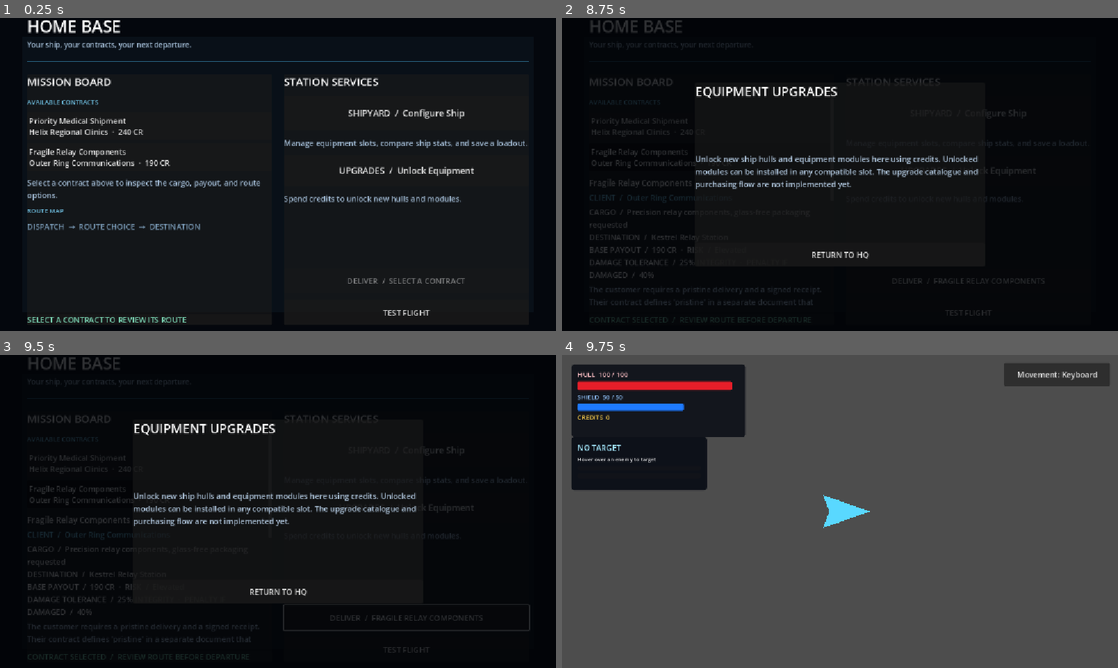
Above: before the commit, frames 1-4 (two rows, left to right).
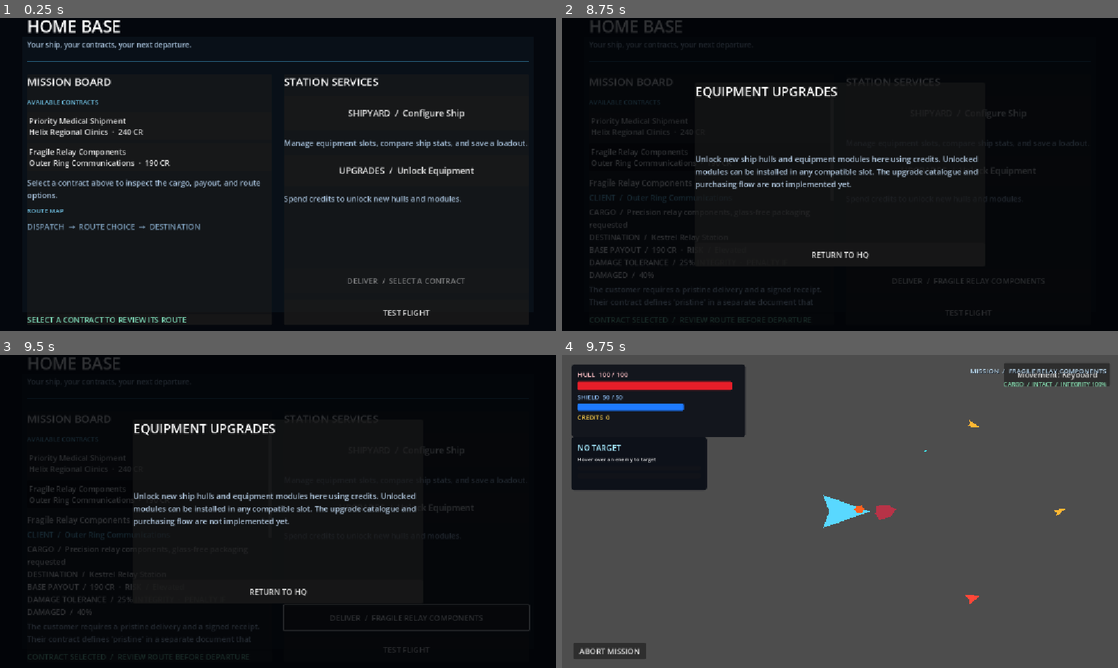
Above: after the commit, the same moments.

Repository: Bbran4/SpaceDelivery
Game: Godot game, scene res://scenes/hq.tscn
The game is run twice, just before and just after one commit, with the same random seed, the same clock (stepped at 60 frames per second) and the same inputs.
Inputs (mouse positions are in pixels of both pictures, inside the frame that each line leads up to):
- Up to frame 1 (0.25 s): no input
- Up to frame 2 (8.75 s): click "Priority Medical Shipment Hel…" at 0.5 s; click "Fragile Relay Components Oute…" at 1.25 s; click "UPGRADES / Unlock Equipment" at 2 s; click "DELIVER / FRAGILE RELAY COMPO…" at 2.75 s; click "TEST FLIGHT" at 3.5 s; click "RETURN TO HQ" at 4.25 s; click "SHIPYARD / Configure Ship" at 5 s; click "Starter Courier · Common" at 5.75 s; click "Return to HQ" at 6.5 s; tap Enter at 7.25 s; move the mouse to (962, 158) at 7.27 s; hold D (right) 7.28-8 s; hold Tab 7.28-8 s; click (962, 158) at 7.42 s; tap Space at 8 s; drag from (728, 190) to (812, 237) at 8.02 s
- Up to frame 3 (9.5 s): tap Enter at 8.75 s; move the mouse to (333, 442) at 8.77 s; hold D (right) from 8.78 s (still down); hold Tab from 8.78 s (still down)
- Up to frame 4 (9.75 s): release D (right) at 9.5 s; release Tab at 9.5 s; tap Space at 9.5 s; drag from (812, 574) to (673, 464) at 9.52 s

Frames 1-3 are identical in both runs. In frame 4, 1.2% of the frame differs, in the area x 2-98%, y 4-98%.
Error before the commit: Parse Error: Too many arguments for "finish_mission()" call. Expected at most 7 but received 8. (res://scripts/mission_flight.gd:188)

Commit message:
Record combat credits in mission results

Diff:
--- a/scripts/mission_run_state.gd
+++ b/scripts/mission_run_state.gd
@@ -24,7 +24,8 @@
 	route_bonus: int,
 	result_message: String,
 	cargo_condition: String = "INTACT",
-	cargo_penalty_percent: int = 0
+	cargo_penalty_percent: int = 0,
+	credits_collected: int = 0
 ) -> Dictionary:
 	if mission_resolved:
 		return last_mission_result
@@ -48,6 +49,7 @@
 		"cargo_condition": cargo_condition,
 		"cargo_penalty_percent": penalty_percent,
 		"cargo_penalty": cargo_penalty,
+		"credits_collected": maxi(0, credits_collected),
 		"gross_payout": gross_payout,
 		"total_credits": total_credits,
 	}
